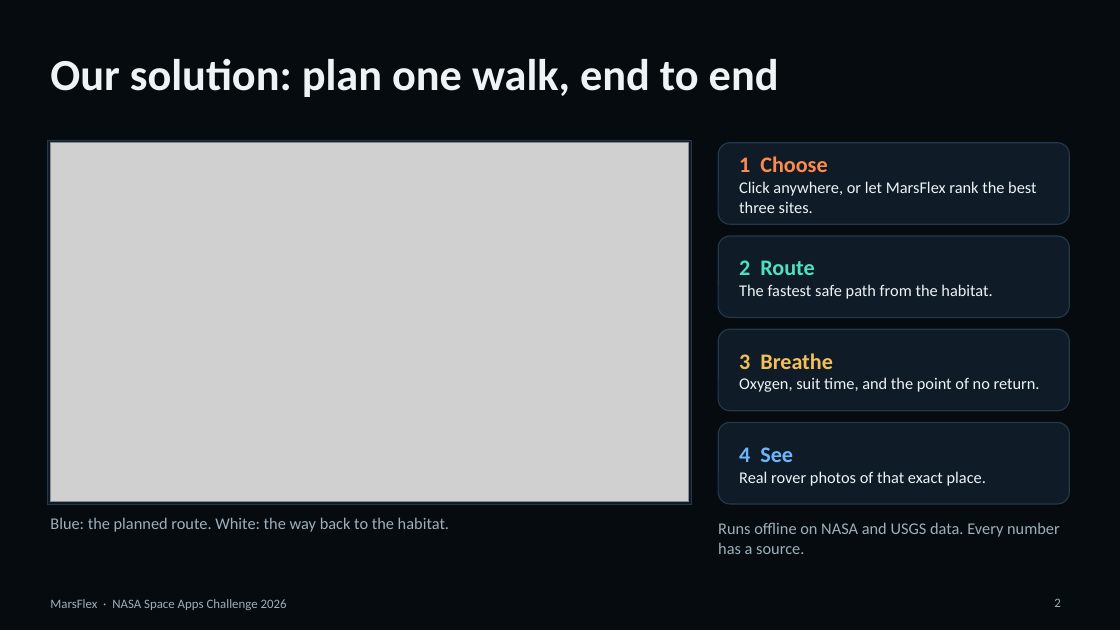
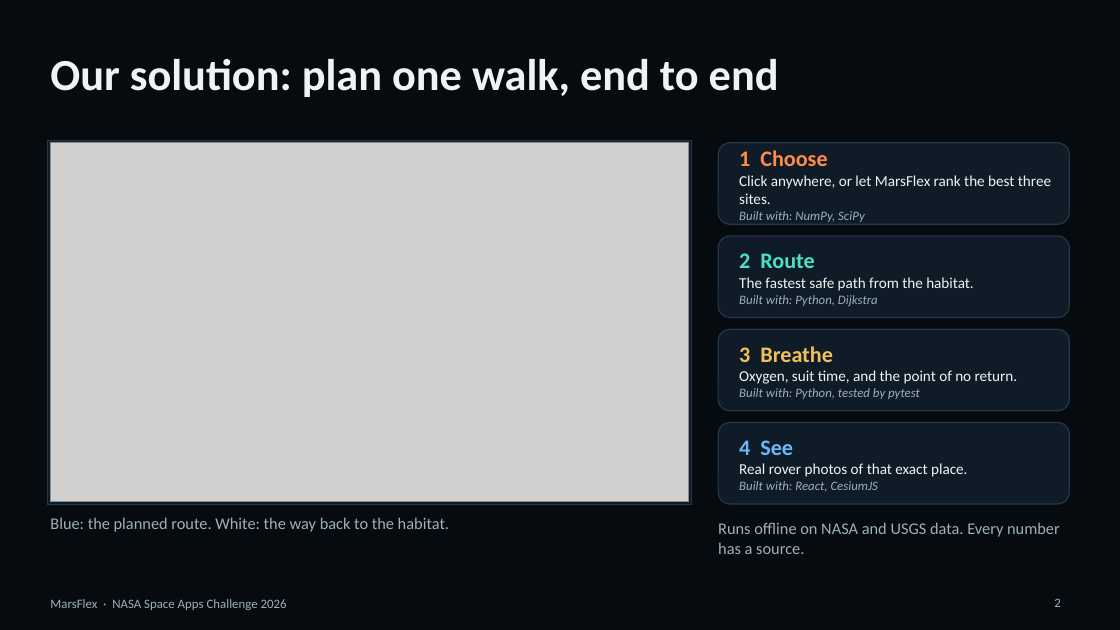
Before and after one commit to Humam-Taibeh/MarsFlex, a slide deck: slide 2 of docs/submission/presentation/MarsFlex_Presentation_4min.pptx. Drawn at 1120x630 pixels with LibreOffice and Linux fonts; fonts in the diff are those of the drawing; grey boxes stand for pictures. Boxes give left, top, right and bottom in pixels: in the first picture for what was removed or moved away, otherwise in the second. Text is boxed around its words. In the diff, an @@ line names an element or a change of style, - is before the commit and + after.

```diff
--- a/docs/submission/presentation/MarsFlex_Presentation_4min.pptx
+++ b/docs/submission/presentation/MarsFlex_Presentation_4min.pptx
@@ text at [739, 175, 1051, 204]: size 14 to 13 pt in "Click anywhere, or let MarsFlex rank the ..." @@
@@ text at [739, 211, 865, 222]: paragraph added @@
+Built with: NumPy, SciPy
@@ text at [739, 295, 878, 306]: paragraph added @@
+Built with: Python, Dijkstra
@@ text at [739, 277, 974, 291]: size 14 to 13 pt in "The fastest safe path from the habitat." @@
@@ text at [739, 388, 920, 399]: paragraph added @@
+Built with: Python, tested by pytest
@@ text at [739, 370, 1018, 384]: size 14 to 13 pt in "Oxygen, suit time, and the point of ..." @@
@@ text at [739, 463, 967, 477]: size 14 to 13 pt in "Real rover photos of that exact place." @@
@@ text at [739, 481, 878, 492]: paragraph added @@
+Built with: React, CesiumJS
```
Also in this commit, not shown: 3 other slides changed, 2 other files.
